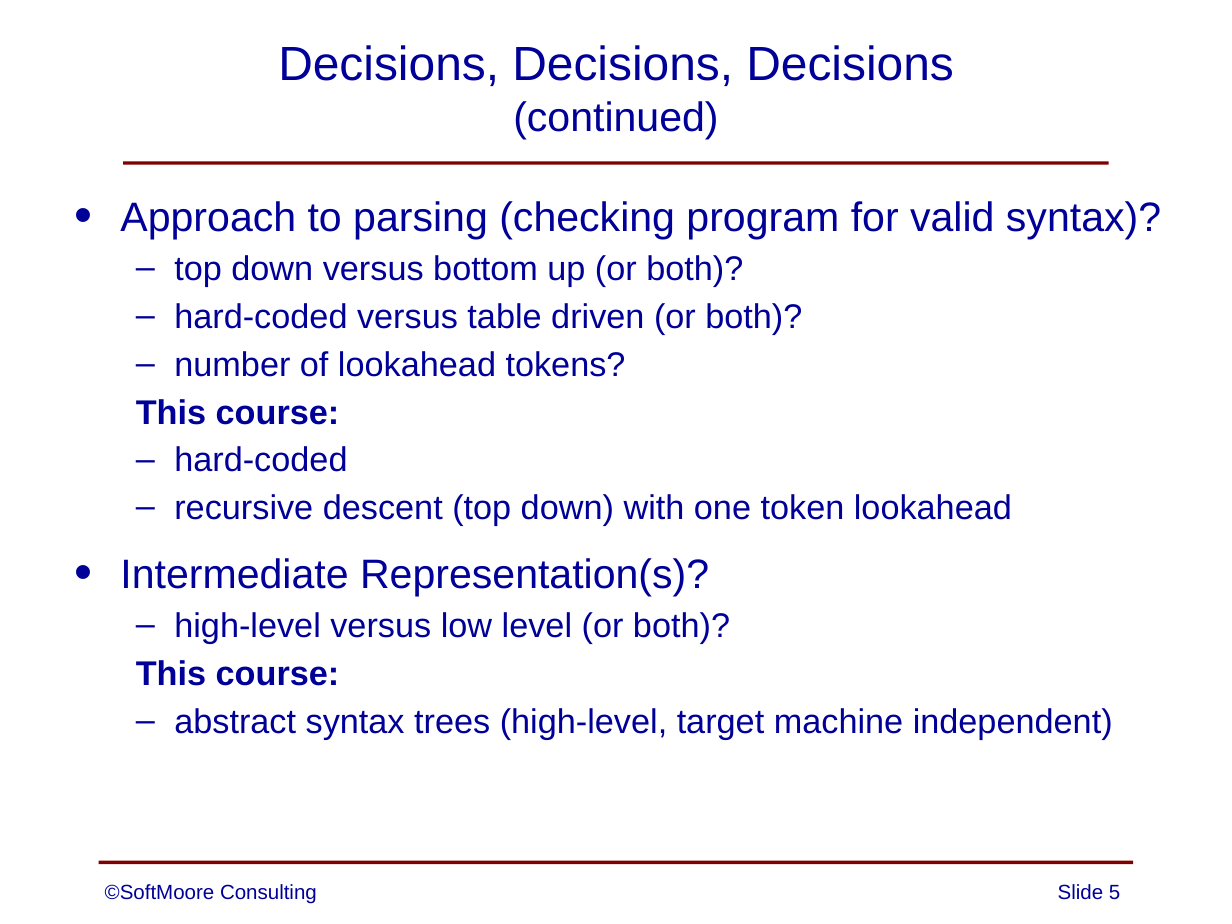
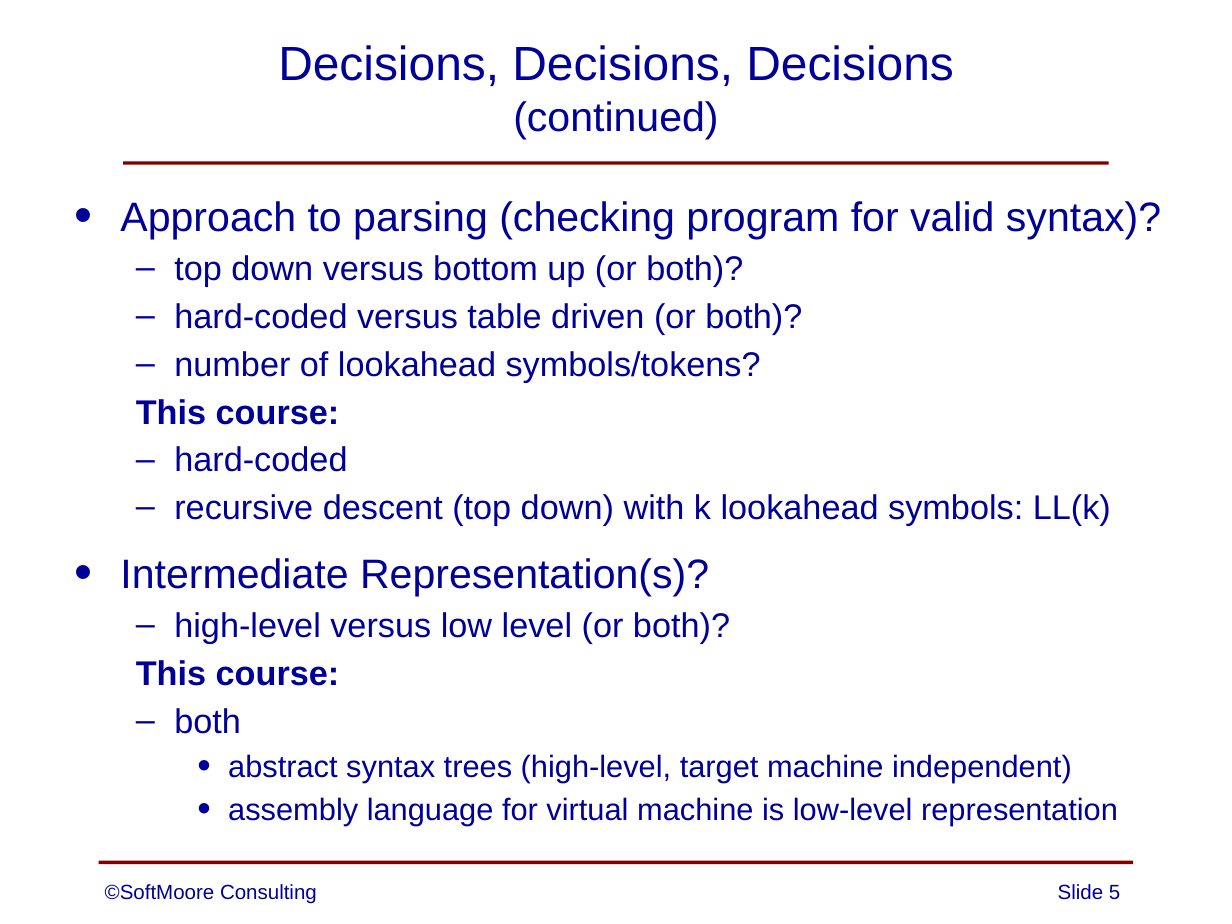
Before and after one commit to SoftMoore/CPRL-Kt, a slide deck: slide 5 of PowerPoint/00 - Teaching Compiler Design.pptx. Drawn at 1232x924 pixels with LibreOffice and Linux fonts; fonts in the diff are those of the drawing. Boxes give left, top, right and bottom in pixels: in the first picture for what was removed or moved away, otherwise in the second. Text is boxed around its words. In the diff, an @@ line names an element or a change of style, - is before the commit and + after.

```diff
--- a/PowerPoint/00 - Teaching Compiler Design.pptx
+++ b/PowerPoint/00 - Teaching Compiler Design.pptx
@@ text at (x1=174, y1=351, x2=761, y2=382): text changed @@
-  – number of lookahead tokens?
+  – number of lookahead symbols/tokens?
@@ text at (x1=174, y1=494, x2=1111, y2=526): text changed @@
-  – recursive descent (top down) with one token lookahead
+  – recursive descent (top down) with k lookahead symbols: LL(k)
@@ text at (x1=174, y1=708, x2=241, y2=734): paragraph added @@
+  – both
@@ text at (x1=228, y1=754, x2=1072, y2=782): size 20 to 18 pt in "abstract syntax trees (high-level, target machine independen ..."; bullet – to •; list level 2 to 3 in "abstract syntax trees (high-level, target ..." @@
@@ text at (x1=228, y1=797, x2=1118, y2=826): paragraph added @@
+    • assembly language for virtual machine is low-level representation
```
Also in this commit, not shown: 9 other slides changed, 1 slide removed, 3 other files.
